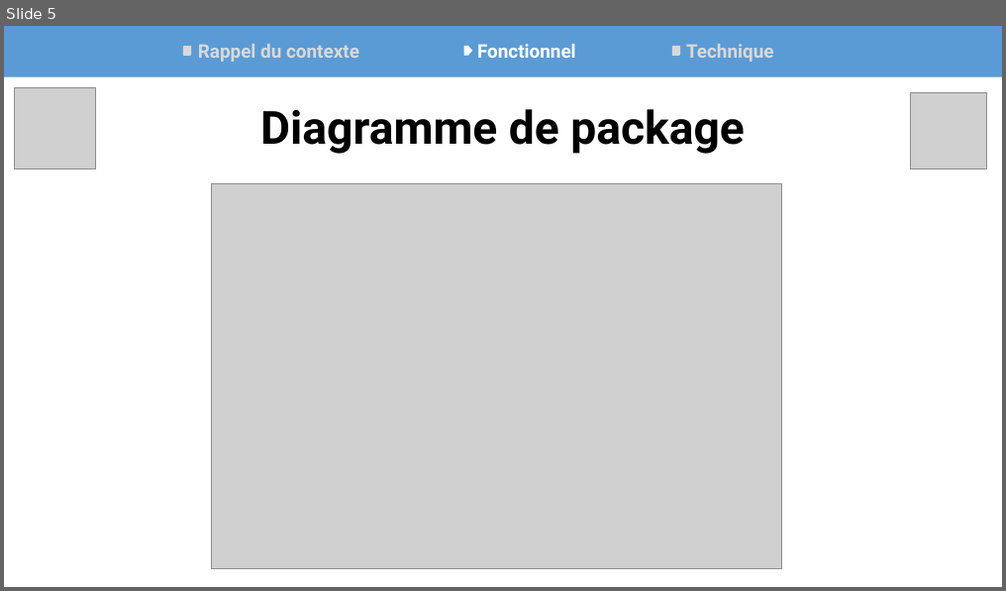
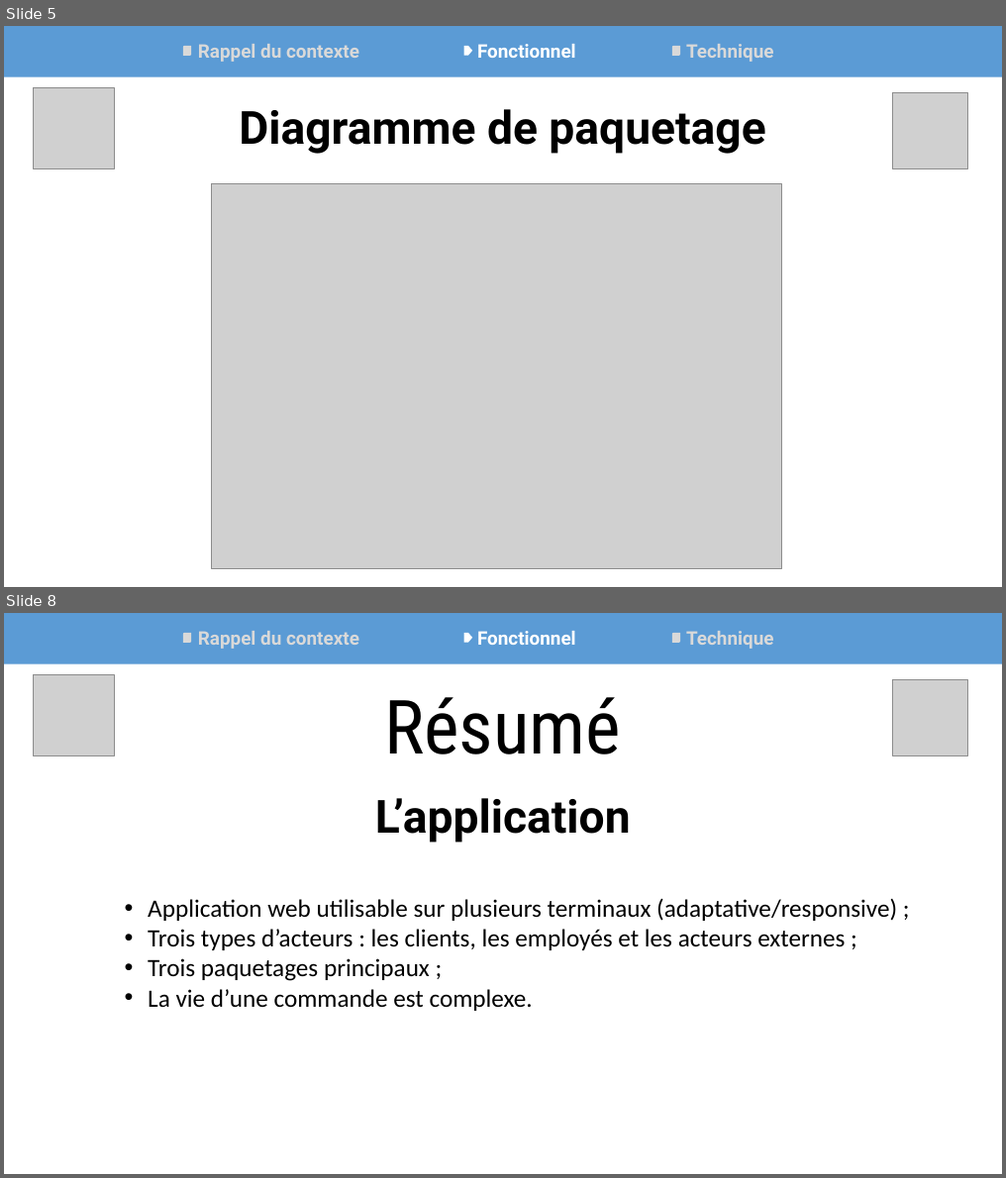
Before and after one commit to Synkied/OC_Projet-4, a slide deck: doc/Projet4_OCPizza_Arguments.pptx. Shown one above the other, each under a label of ours: slide 5 before the commit, slides 5 and 8 after it; the slides between them are not shown. The pictures are 1006x591 and 1006x1178 pixels, drawn with LibreOffice and Linux fonts; fonts in the diff are those of the drawing; grey boxes stand for pictures. Boxes give left, top, right and bottom in pixels: in the first picture for what was removed or moved away, otherwise in the second. Text is boxed around its words. In the diff, an @@ line names an element or a change of style, - is before the commit and + after.

```diff
--- a/doc/Projet4_OCPizza_Arguments.pptx
+++ b/doc/Projet4_OCPizza_Arguments.pptx
@@ slide 8 added at (4, 613, 1002, 1174), background #FFFFFF @@
@@ rectangle added at (4, 613, 1002, 663), fill #5B9BD5 @@
@@ round diag rect added at (183, 633, 191, 642), fill #D9D9D9 @@
@@ text added at (198, 631, 359, 649), 18 pt, text #D9D9D9, bold @@
+Rappel du contexte
@@ pentagon arrow added at (464, 633, 472, 642), fill #FFFFFF @@
@@ text added at (477, 631, 576, 645), 18 pt, text #FFFFFF, bold @@
+Fonctionnel
@@ round diag rect added at (672, 633, 681, 642), fill #D9D9D9 @@
@@ text added at (686, 631, 774, 649), 18 pt, text #D9D9D9, bold @@
+Technique
@@ picture added at (33, 674, 114, 756) @@
@@ text added at (385, 697, 622, 755), 72 pt, text #000000 @@
+Résumé
@@ picture added at (892, 679, 968, 756) @@
@@ title added at (375, 798, 631, 843), 44 pt, text #000000, bold @@
+L’application
@@ text added at (148, 898, 897, 1011), 24 pt, text #000000 @@
+• Application web utilisable sur plusieurs terminaux (adaptative/responsive) ;
+• Trois types d’acteurs : les clients, les employés et les acteurs externes ;
+• Trois paquetages principaux ;
+• La vie d’une commande est complexe.
@@ slide 5 changed as well @@
@@ picture: place and size @@
-picture at (15, 87, 96, 169)
+picture at (33, 87, 114, 169)
@@ text at (239, 109, 765, 154): text changed @@
-Diagramme de package
+Diagramme de paquetage
@@ picture: place and size @@
-picture at (910, 92, 986, 169)
+picture at (892, 92, 968, 169)
```
Also in this commit, not shown: 7 other slides changed, 2 other slides added, 8 other files.
